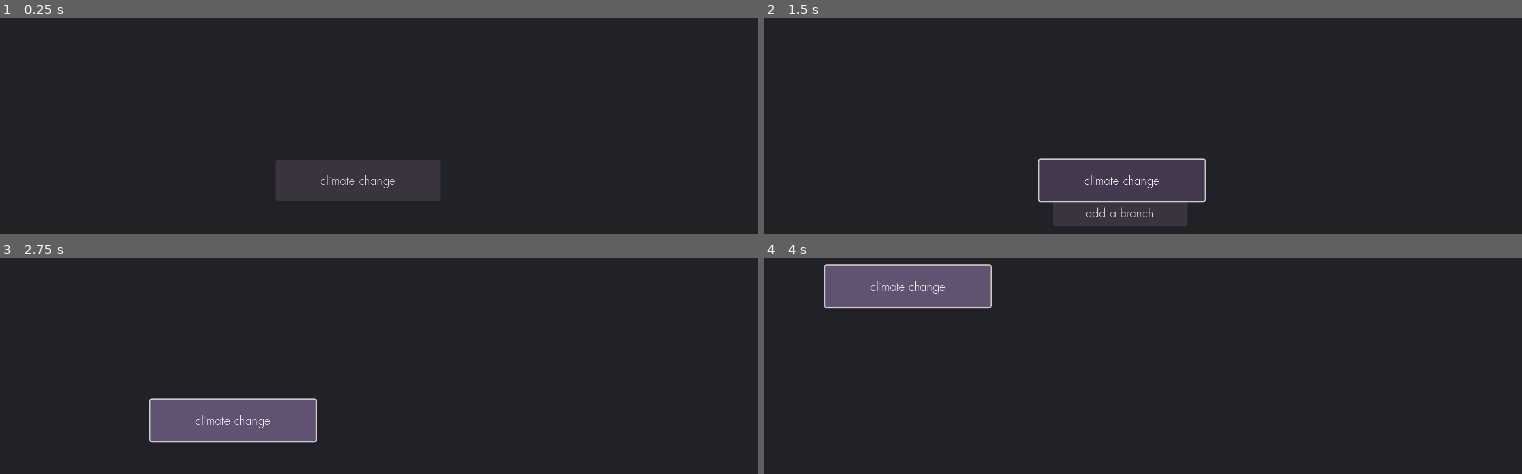
Above: before the commit, frames 1-4 (two rows, left to right).
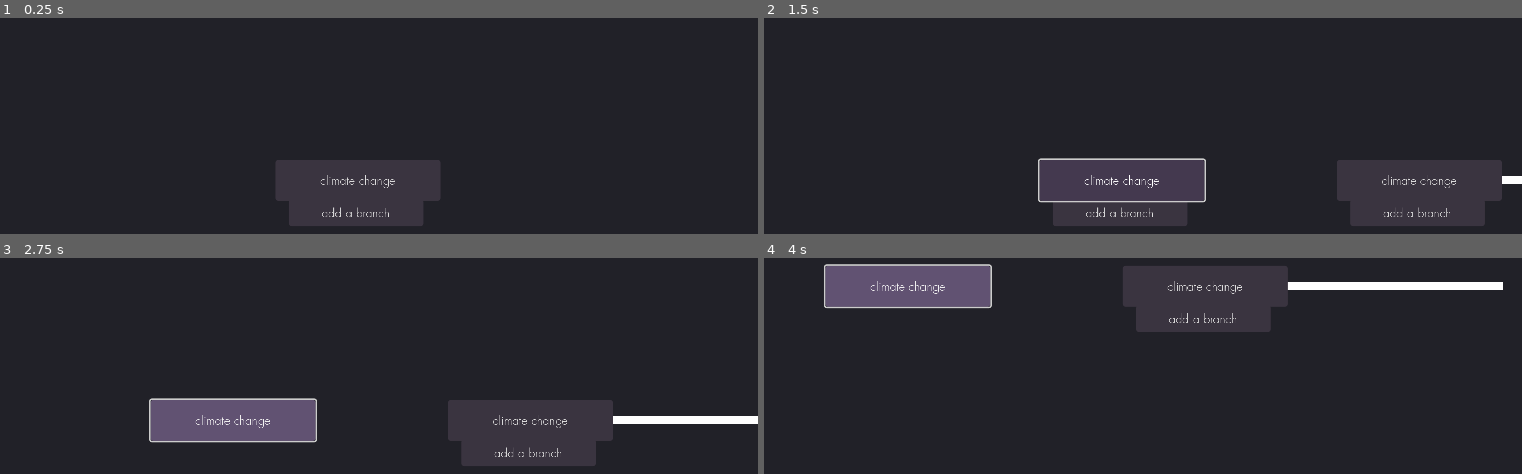
Above: after the commit, the same moments.

Repository: eqgy/understandingtree
Game: Godot game, scene res://understanding tree.tscn
Same seed, same stepped clock (60 frames per second), same inputs: the game is played once before the commit and once after it.
Inputs (mouse positions are in pixels of both pictures, inside the frame that each line leads up to):
- Up to frame 1 (0.25 s): no input
- Up to frame 2 (1.5 s): click (1120, 212) at 0.5 s, where only the run after the commit has a clickable "add a branch"; click "climate change" at 1.25 s
- Up to frame 3 (2.75 s): tap Enter at 2 s; hold D (right) from 2.03 s (still down)
- Up to frame 4 (4 s): release D (right) at 2.78 s; hold S (down) 2.78-3.53 s; hold D (right) from 3.53 s (still down)

The runs differ from the first frame. In frame 1, 2.0% of the frame differs, in the area x 38-56%, y 84-97%; in frame 2, 6.2%; in frame 3, 6.9%; in frame 4, 7.2%, in the area x 47-98%, y 3-35%.

Commit message:
Fixed positioning for creating new branches. Also updated line positioning, although there are still errors

Diff:
--- a/application iterations/iteration 1/a node.tscn
+++ b/application iterations/iteration 1/a node.tscn
@@ -30,7 +30,6 @@
 script = ExtResource("2_g56ri")
 
 [node name="addbranch" type="Button" parent="title"]
-visible = false
 show_behind_parent = true
 layout_mode = 0
 offset_left = 18.0
--- a/application iterations/iteration 1/a_node.gd
+++ b/application iterations/iteration 1/a_node.gd
@@ -17,14 +17,11 @@
 	if parent != null:
 		if has_line == false:
 			if parent is Node2D && "too" in parent:
-				var d = (parent.global_position - global_position) /10
 				var line = Line2D.new()
-				var p = parent.global_position
-				line.add_point(p)
-				for i in range(0,10):
-					p += d
-					line.add_point(p)
+				line.add_point(global_position)
+				line.add_point(parent.global_position)
 				add_child(line)
+
 			has_line = true
 # Called every frame. 'delta' is the elapsed time since the previous frame.
 func _process(delta):
@@ -34,9 +31,10 @@
 
 func _on_addbranch_pressed():
 	var child = load("res://a node.tscn").instantiate()
-	child.global_position.y += 100*children
-	child.global_position.x = global_position.x + 400
+	child.position.y += 100*children
+	child.position.x  += 400
 	child.add_line()
 	children += 1
 	add_child(child)
+	print(children)
 	pass # Replace with function body.
--- a/application iterations/iteration 1/understanding tree.tscn
+++ b/application iterations/iteration 1/understanding tree.tscn
@@ -13,10 +13,10 @@
 
 [node name="ColorRect2" type="ColorRect" parent="Camera2D"]
 z_index = -1
-offset_left = -631.5
-offset_top = -343.5
-offset_right = 1846.5
-offset_bottom = 1082.5
+offset_left = -547.0
+offset_top = -319.0
+offset_right = 1931.0
+offset_bottom = 1107.0
 color = Color(0.130178, 0.128146, 0.158041, 1)
 
 [node name="Control" type="Control" parent="."]
